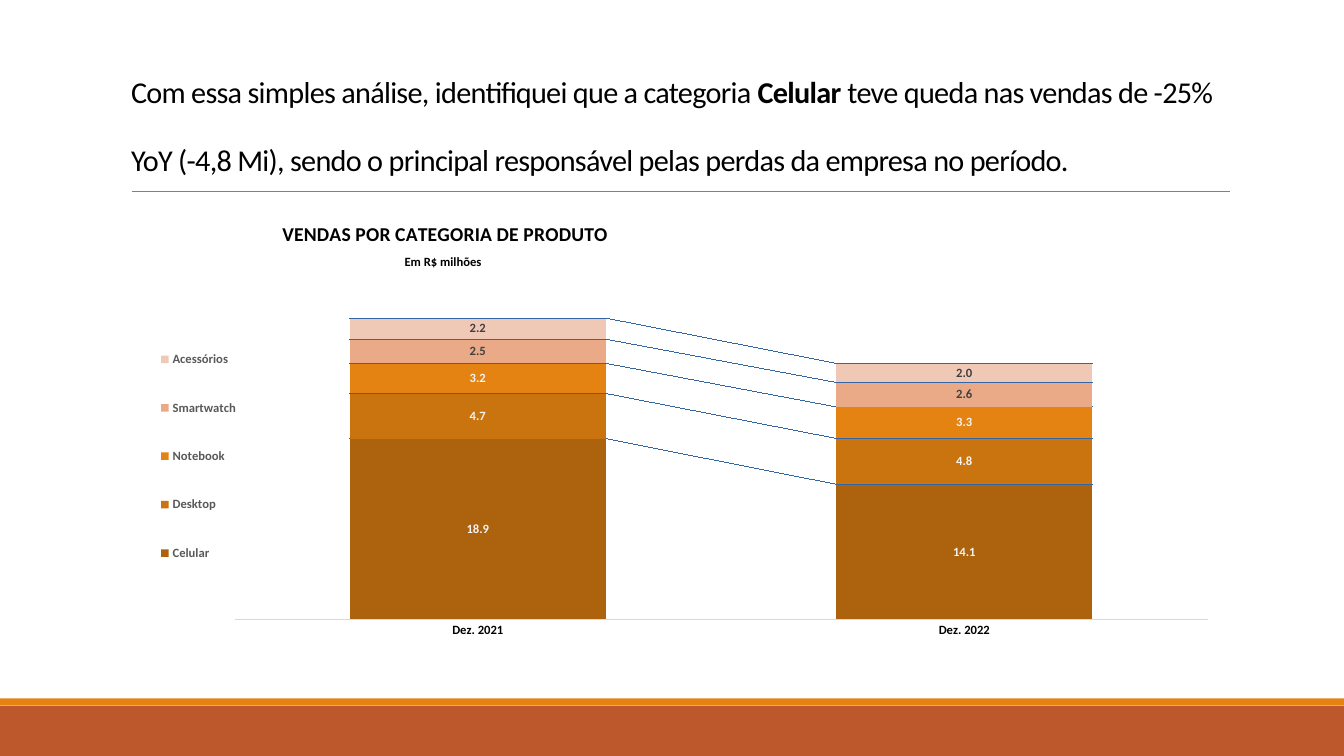
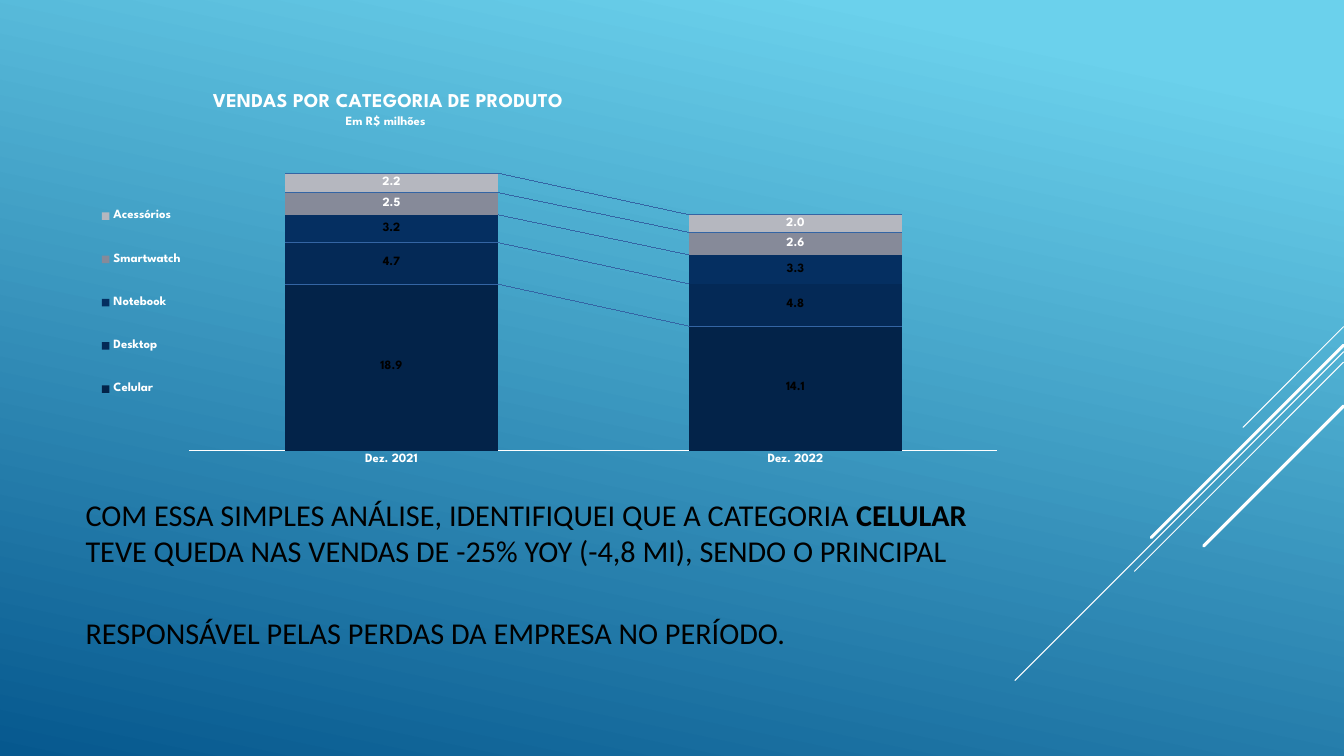
Before and after one commit to GustavoCecco/Data_Analytics, a slide deck: slide 4 of estatistica-excel/Marketplace Online - Análise/Marketplace Online PPT.pptx. Drawn at 1344x756 pixels with LibreOffice and Linux fonts; fonts in the diff are those of the drawing. Boxes give left, top, right and bottom in pixels: in the first picture for what was removed or moved away, otherwise in the second. Text is boxed around its words. In the diff, an @@ line names an element or a change of style, - is before the commit and + after.

```diff
--- a/estatistica-excel/Marketplace Online - Análise/Marketplace Online PPT.pptx
+++ b/estatistica-excel/Marketplace Online - Análise/Marketplace Online PPT.pptx
@@ background #FFFFFF to gradient #6ED2EB to #06588E @@
@@ column stacked chart at (76,76,1016,474) @@
@@ colour of Celular #AD630E to #04244A @@
@@ data labels of Celular changed @@
@@ colour of Desktop #CA7410 to #042A56 @@
@@ data labels of Desktop changed @@
@@ colour of Notebook #E48312 to #052F61 @@
@@ data labels of Notebook changed @@
@@ colour of Smartwatch #EBAB87 to #878B9A @@
@@ data labels of Smartwatch changed @@
@@ colour of Acessórios #F1C9B6 to #B6B8C0 @@
@@ data labels of Acessórios changed @@
@@ legend changed @@
@@ category axis changed @@
@@ lettering changed @@
@@ column stacked chart: place and size @@
-column stacked chart at (121,204,1230,647)
+column stacked chart at (76,76,1016,474)
@@ line removed from (132, 192) to (1231, 192) @@
@@ group added at (1015,327,1344,681): 5 lines @@
@@ title "COM ESSA SIMPLES ANÁLISE, IDENTIFIQUEI ..." at (86,501,967,644): vertical alignment bottom to middle @@
@@ title at (86,501,967,644): text changed @@
-Com essa simples análise, identifiquei que a categoria Celular teve queda nas vendas de -25% YoY (-4,8 Mi), sendo o principal responsável pelas perdas da empresa no período.
+COM ESSA SIMPLES ANÁLISE, IDENTIFIQUEI QUE A CATEGORIA CELULAR TEVE QUEDA NAS VENDAS DE -25% YOY (-4,8 MI), SENDO O PRINCIPAL RESPONSÁVEL PELAS PERDAS DA EMPRESA NO PERÍODO.
@@ rectangle removed at (0,706,1344,756) @@
@@ rectangle removed at (0,699,1344,706) @@
```
Also in this commit, not shown: 3 other slides changed, 5 other files.
